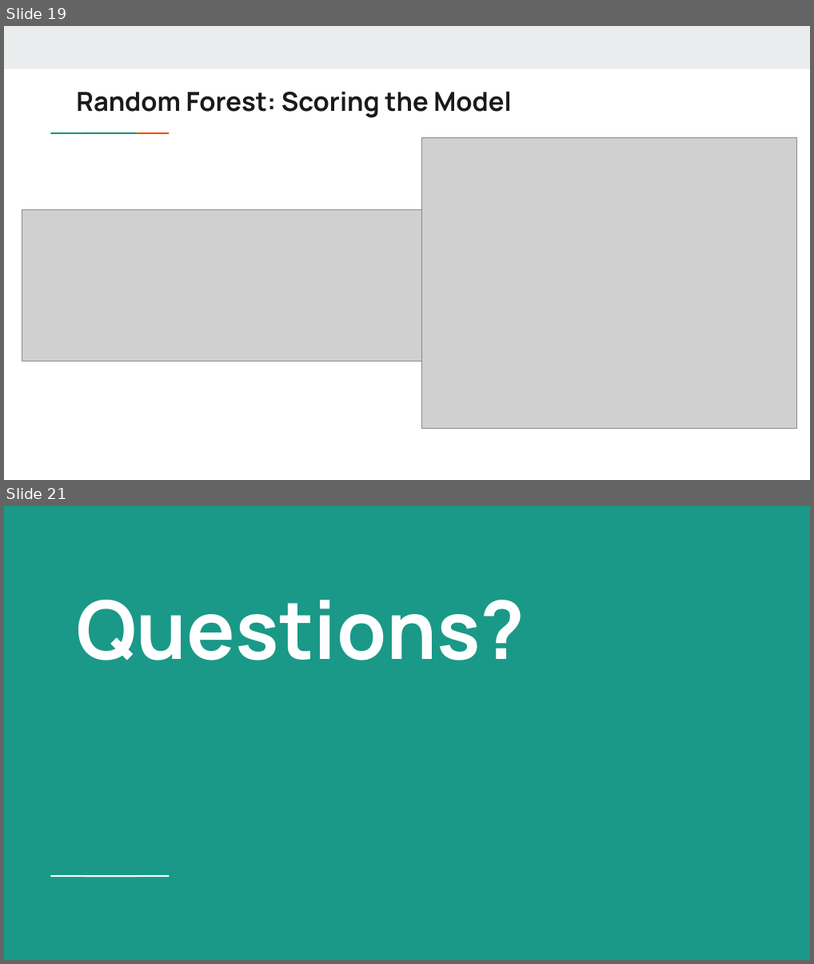
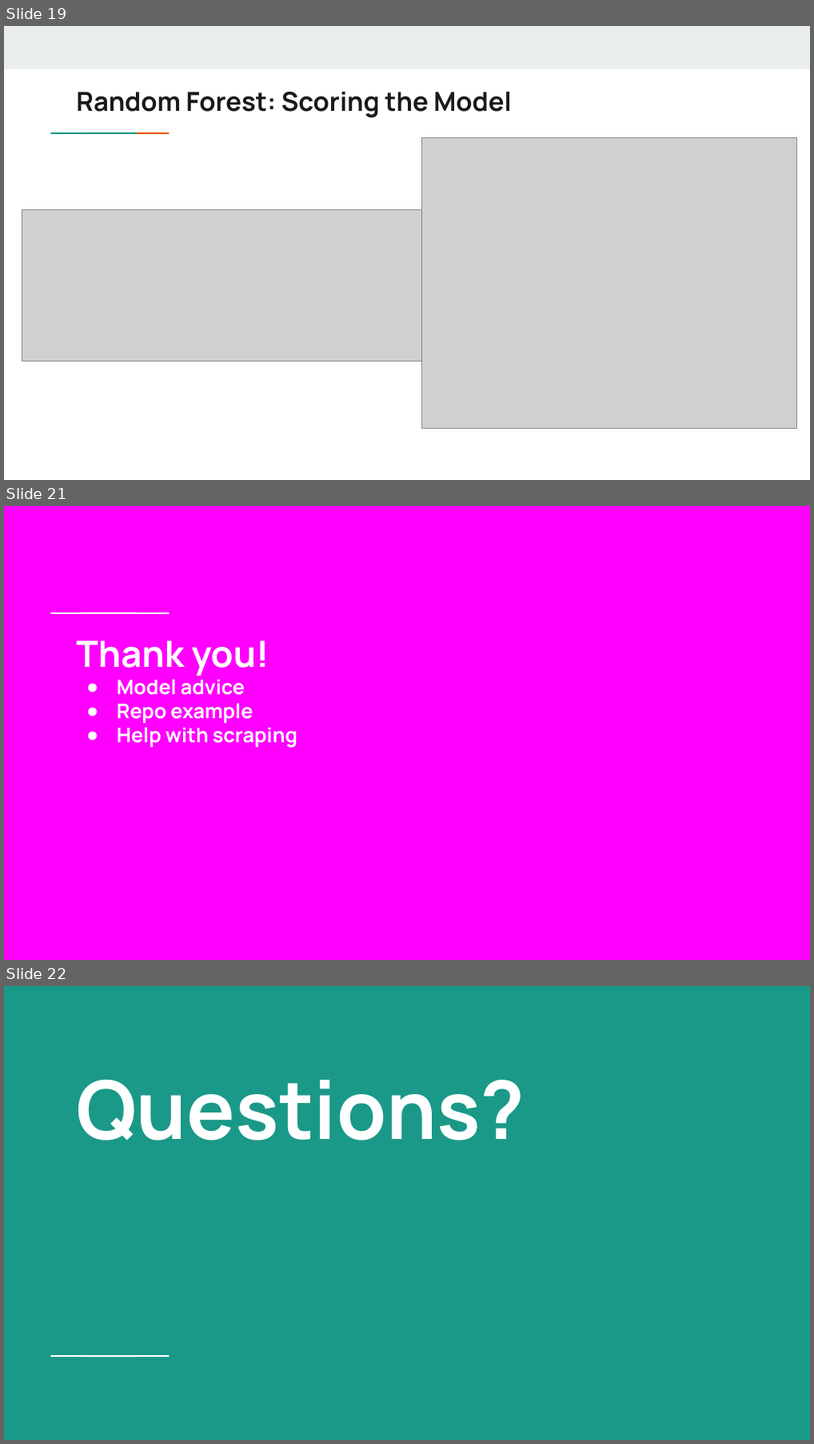
Before and after one commit to reccleston/song-predictions, a slide deck: presentation/Billboard Song Prediction Project.pptx. Shown one above the other, each under a label of ours: slides 19 and 21 before the commit, slides 19, 21 and 22 after it; the slides between them are not shown. The pictures are 814x964 and 814x1444 pixels, drawn with LibreOffice and Linux fonts; fonts in the diff are those of the drawing; grey boxes stand for pictures. Boxes give left, top, right and bottom in pixels: in the first picture for what was removed or moved away, otherwise in the second. Text is boxed around its words. In the diff, an @@ line names an element or a change of style, - is before the commit and + after.

```diff
--- a/presentation/Billboard Song Prediction Project.pptx
+++ b/presentation/Billboard Song Prediction Project.pptx
@@ slide 21 added at (x1=4, y1=506, x2=810, y2=960), background #FF00FF @@
@@ rectangle added at (x1=78, y1=611, x2=110, y2=615), fill #FFFFFF @@
@@ rectangle added at (x1=110, y1=611, x2=142, y2=615), fill #FFFFFF @@
@@ title added at (x1=76, y1=640, x2=298, y2=748), 18 pt, text #FFFFFF, bold @@
+Thank you!
+● Model advice
+● Repo example
+● Help with scraping
@@ what was slide 21 is now slide 22 @@
```
Also in this commit, not shown: 1 slide changed, 1 other file.
